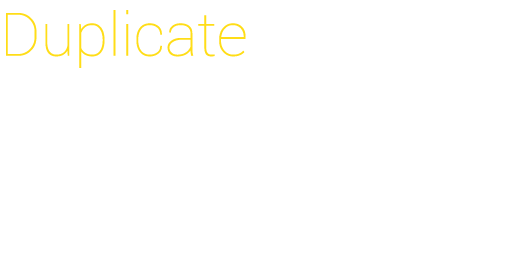
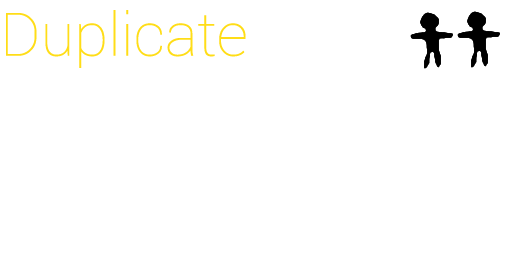
Comparing the layer stacks of the two 512×256 images. Changes:
added layer "Layer 3" above "Layer 2" over [410, 12, 458, 69]
showed "Layer 2", painted on it over [446, 11, 500, 68]
